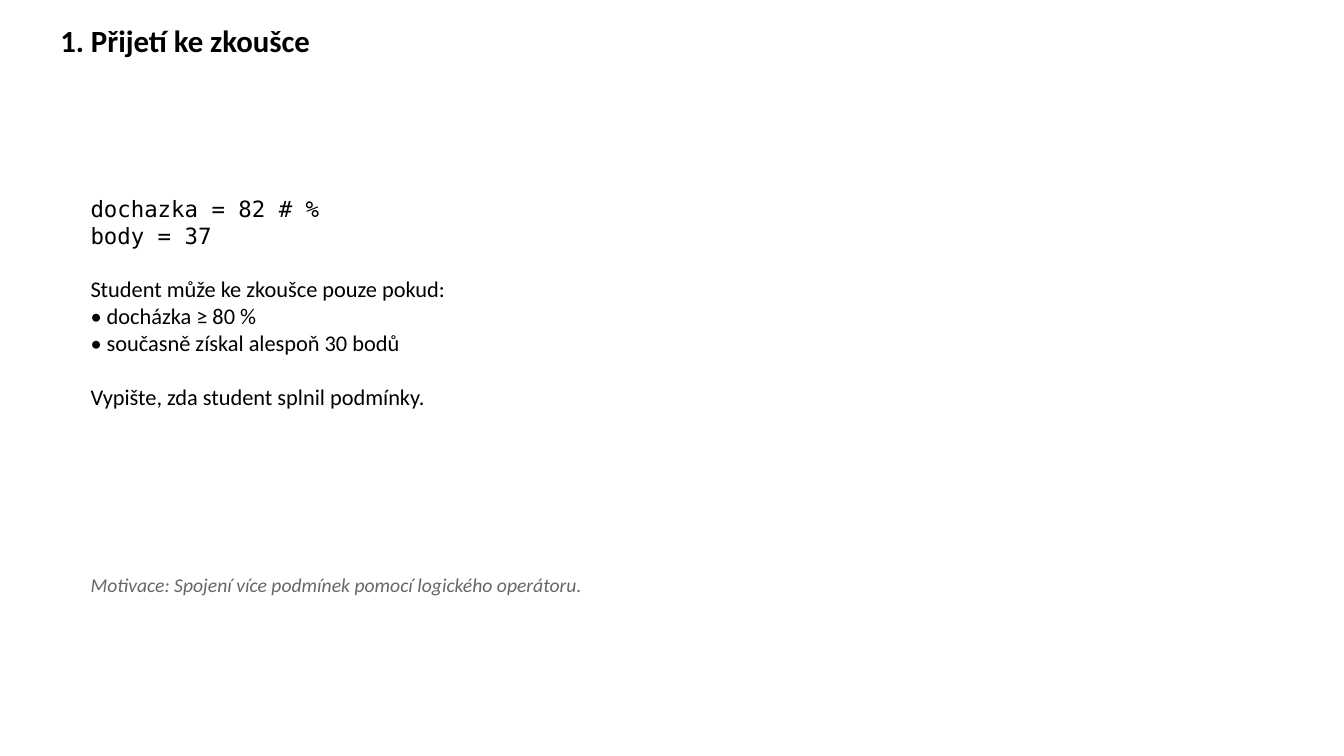
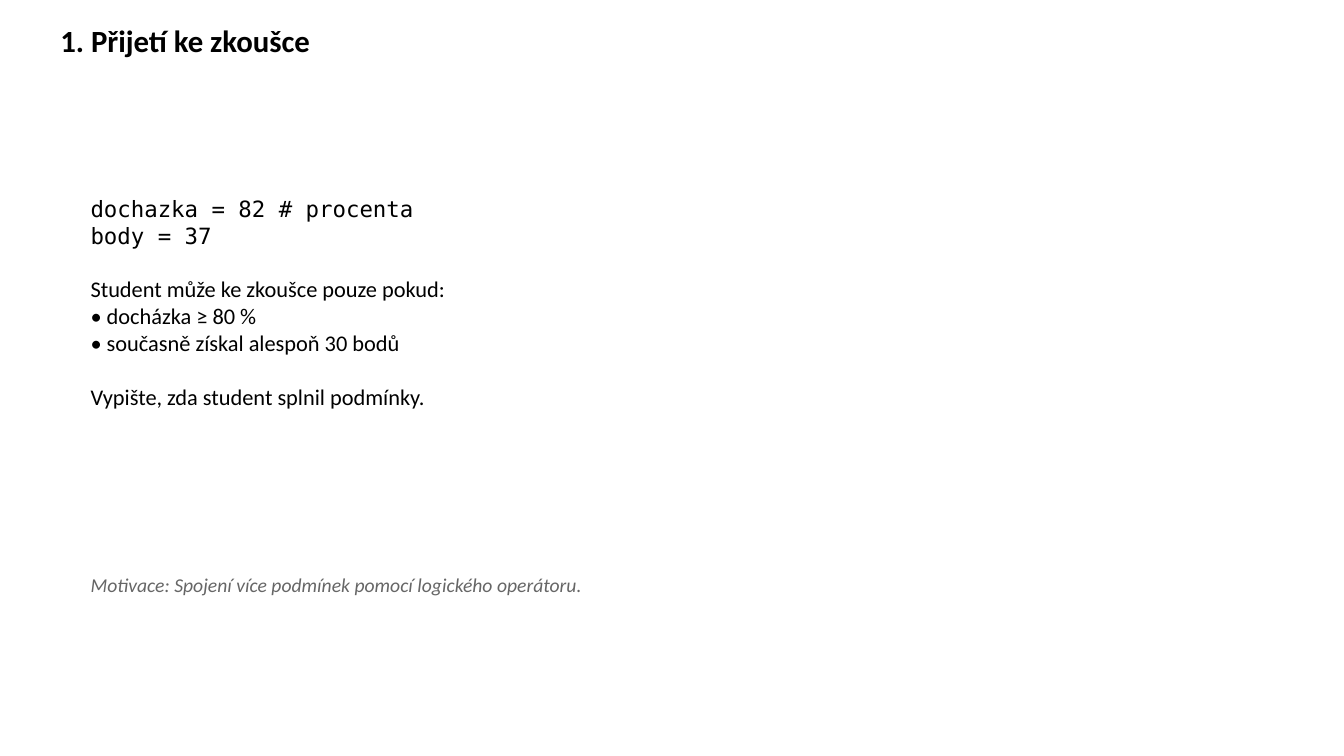
Before and after one commit to k155cvut/uvin, a slide deck: slide 2 of cviceni/cv4/uvin_cv4.pptx. Drawn at 1344x756 pixels with LibreOffice and Linux fonts; fonts in the diff are those of the drawing. Boxes give left, top, right and bottom in pixels: in the first picture for what was removed or moved away, otherwise in the second. Text is boxed around its words. In the diff, an @@ line names an element or a change of style, - is before the commit and + after.

```diff
--- a/cviceni/cv4/uvin_cv4.pptx
+++ b/cviceni/cv4/uvin_cv4.pptx
@@ text at [91,200,414,222]: text changed @@
-dochazka = 82 # %
+dochazka = 82 # procenta
```
Also in this commit, not shown: 10 other slides changed, 2 slides added, 1 other file.
